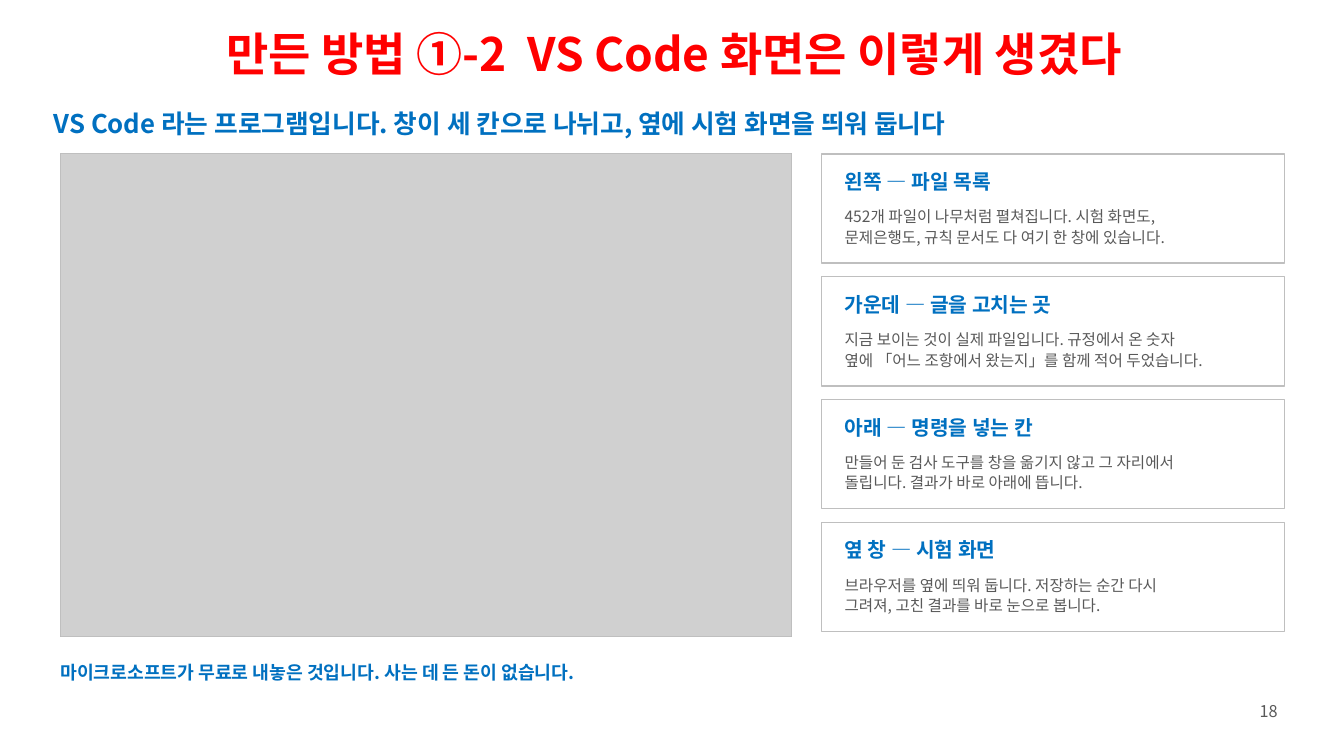
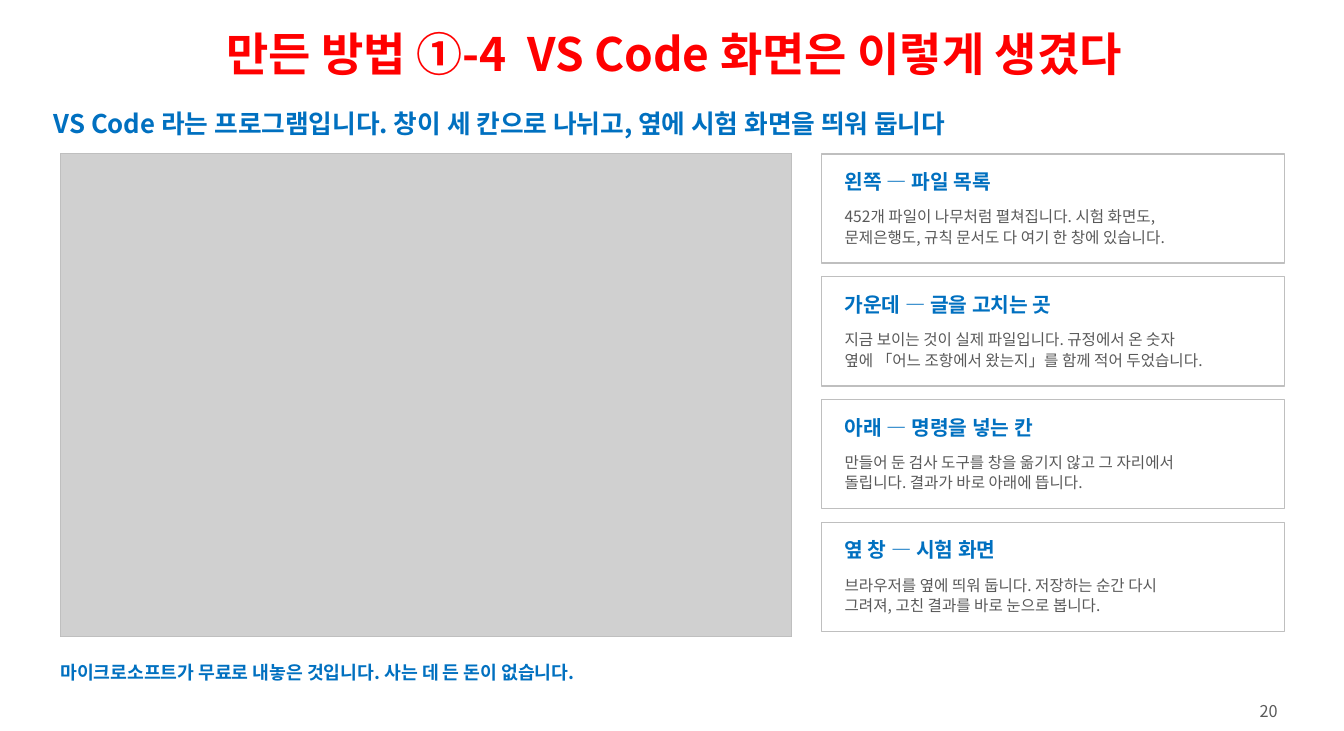
Before and after one commit to ys1277-sys/HIENDT-CBT, a slide deck: slide 20 of docs/발표자료-CBT-2026-08.pptx (slide 18 before the commit). Drawn at 1344x731 pixels with LibreOffice and Linux fonts; fonts in the diff are those of the drawing; grey boxes stand for pictures. Boxes give left, top, right and bottom in pixels: in the first picture for what was removed or moved away, otherwise in the second. Text is boxed around its words. In the diff, an @@ line names an element or a change of style, - is before the commit and + after.

```diff
--- a/docs/발표자료-CBT-2026-08.pptx
+++ b/docs/발표자료-CBT-2026-08.pptx
@@ text at (226,32,1122,76): text changed @@
-만든 방법 ①-2 VS Code 화면은 이렇게 생겼다
+만든 방법 ①-4 VS Code 화면은 이렇게 생겼다
@@ text at (1260,705,1278,717): text changed @@
-18
+20
```
Also in this commit, not shown: 16 other slides changed, 3 slides added, 1 other file.
